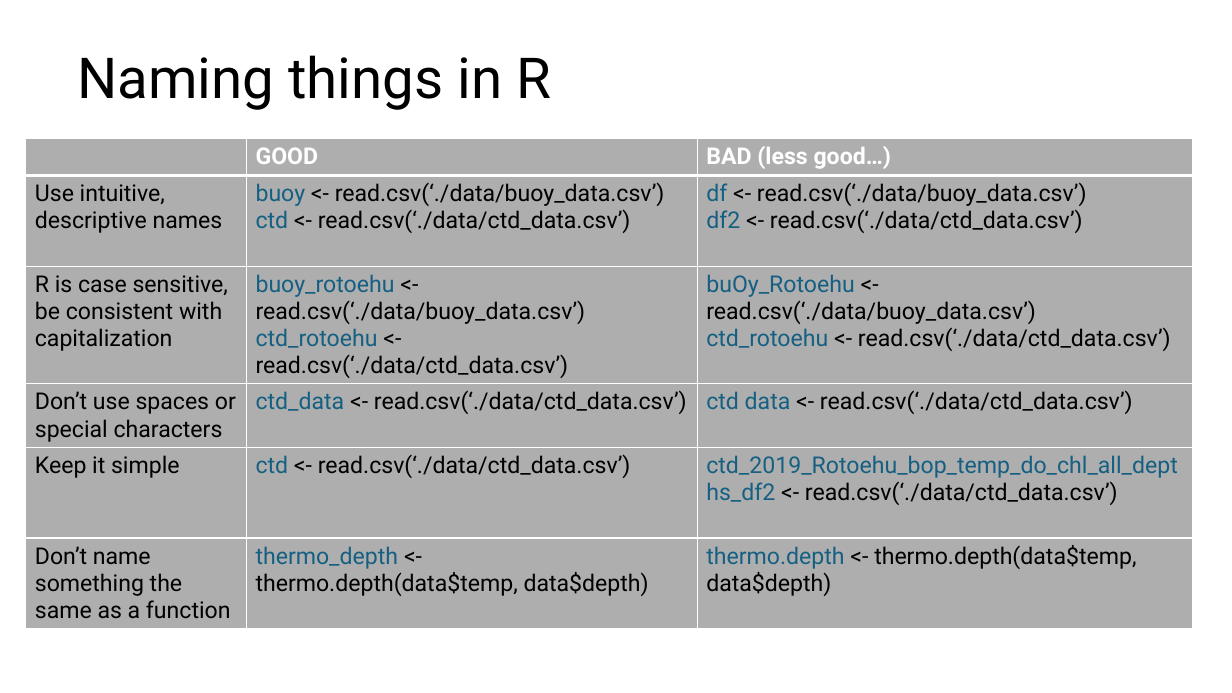
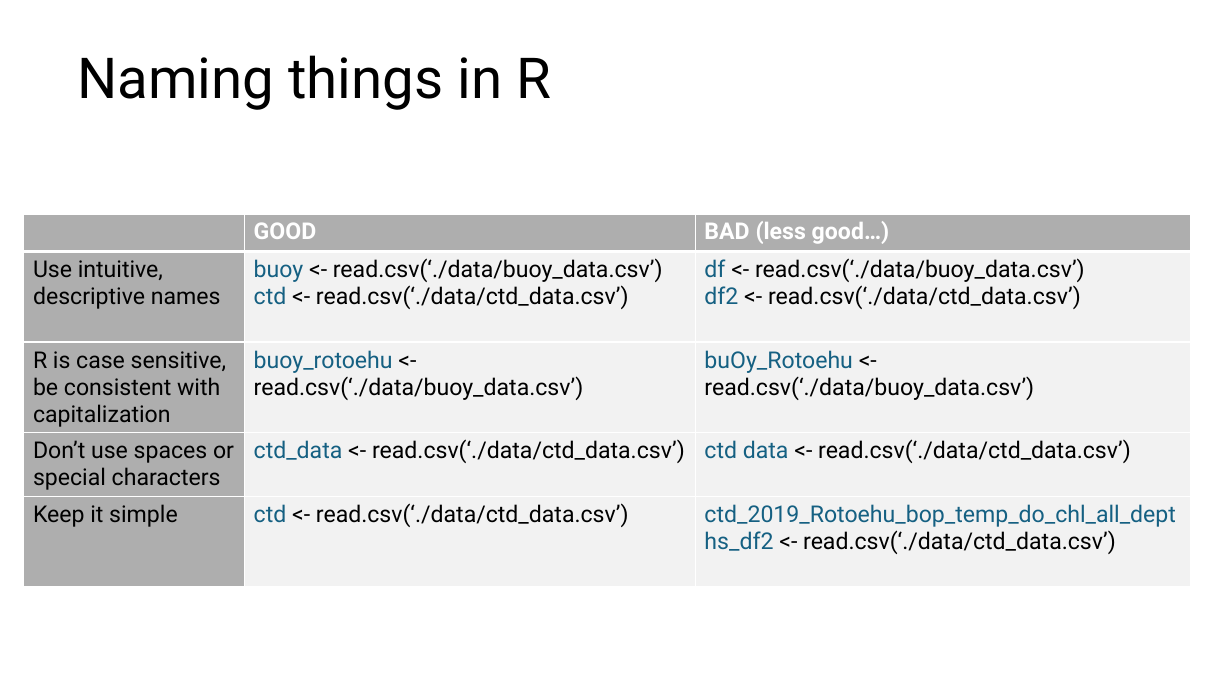
Before and after one commit to wwoelmer/BOPRC_1_R_Fundamentals, a slide deck: slide 19 of Introduction to R Workshop 1.pptx. Drawn at 1232x693 pixels with LibreOffice and Linux fonts; fonts in the diff are those of the drawing. Boxes give left, top, right and bottom in pixels: in the first picture for what was removed or moved away, otherwise in the second. Text is boxed around its words. In the diff, an @@ line names an element or a change of style, - is before the commit and + after.

Commit message:
minor tweaks to ppt

```diff
--- a/Introduction to R Workshop 1.pptx
+++ b/Introduction to R Workshop 1.pptx
@@ table at <box>24,214,1191,594</box> @@
-row 3, column 2: buoy_rotoehu <- read.csv(‘./data/buoy_data.csv’) / ctd_rotoehu <- read.csv(‘./data/ctd_data.csv’)
+row 3, column 2: buoy_rotoehu <- read.csv(‘./data/buoy_data.csv’)
-row 3, column 3: buOy_Rotoehu <- read.csv(‘./data/buoy_data.csv’) / ctd_rotoehu <- read.csv(‘./data/ctd_data.csv’)
+row 3, column 3: buOy_Rotoehu <- read.csv(‘./data/buoy_data.csv’)
-row 6: Don’t name something the same as a function | thermo_depth <- thermo.depth(data$temp, data$depth) | thermo.depth <- thermo.depth(data$temp, data$depth)
@@ table: place and size @@
-table at <box>26,139,1193,639</box>
+table at <box>24,214,1191,594</box>
```
Also in this commit, not shown: 2 other slides changed.
